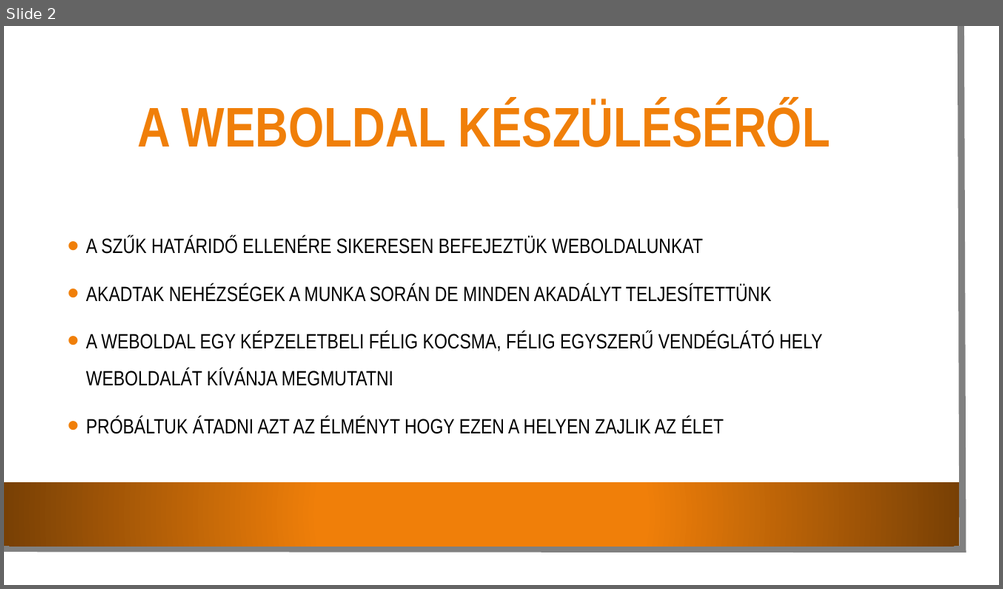
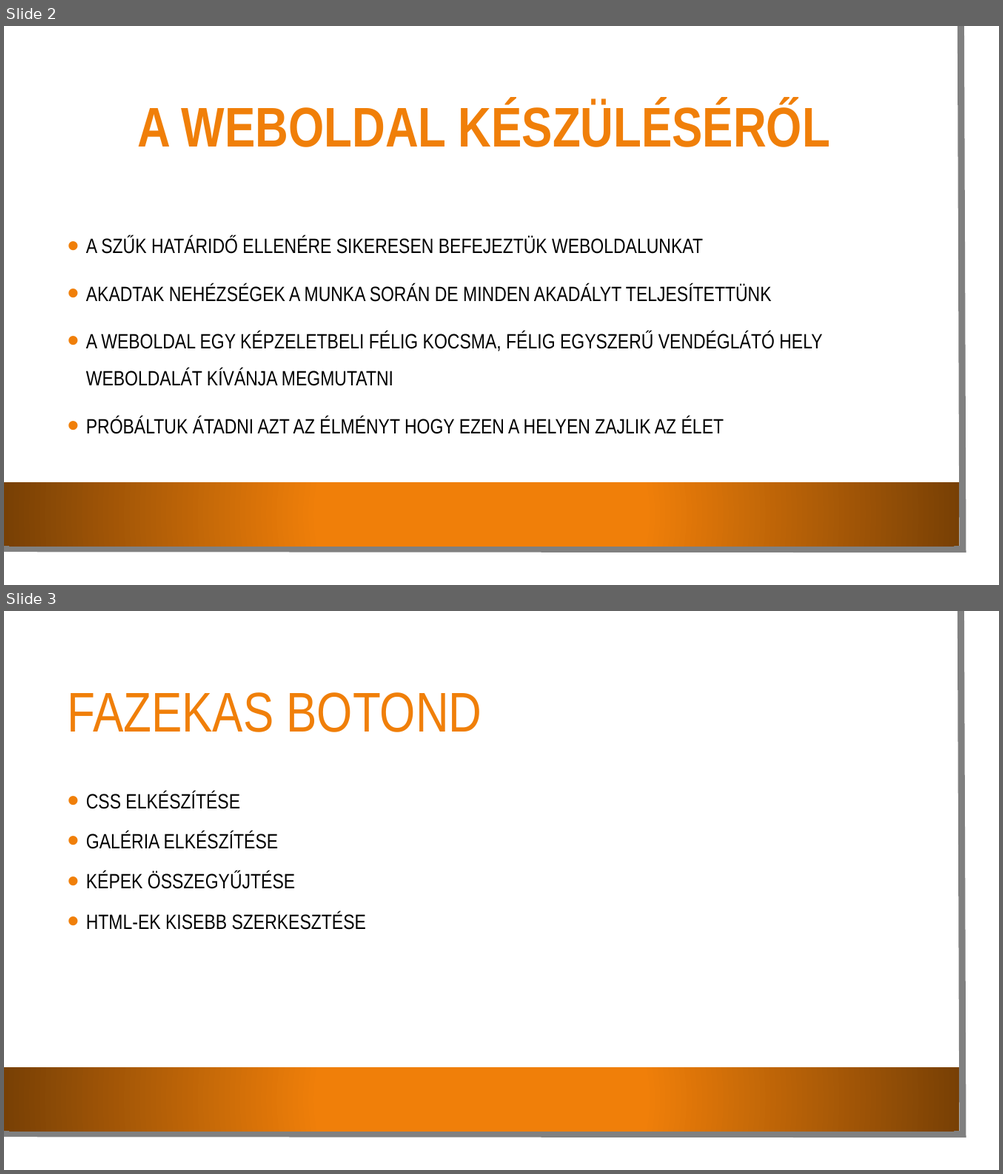
Before and after one commit to fazekasbotond3/IKT-project-Boti-Peti-, a slide deck: Tréfa Iszogató.pptx. Shown one above the other, each under a label of ours: slide 2 before the commit, slides 2 and 3 after it. The pictures are 1003x589 and 1003x1174 pixels, drawn with LibreOffice and Linux fonts; fonts in the diff are those of the drawing; background and template pictures are left out. Boxes give left, top, right and bottom in pixels: in the first picture for what was removed or moved away, otherwise in the second. Text is boxed around its words. In the diff, an @@ line names an element or a change of style, - is before the commit and + after.

```diff
--- a/Tréfa Iszogató.pptx
+++ b/Tréfa Iszogató.pptx
@@ slide 3 added at box(4, 611, 999, 1170), background picture (left out); not listed: 3 template elements that a slide beside it also shows @@
@@ title added at box(68, 692, 482, 732), 54 pt, text #F07F09 @@
+FAZEKAS BOTOND
@@ text added at box(86, 792, 366, 930), 20 pt, text #000000 @@
+• CSS ELKÉSZÍTÉSE
+• GALÉRIA ELKÉSZÍTÉSE
+• KÉPEK ÖSSZEGYŰJTÉSE
+• HTML-EK KISEBB SZERKESZTÉSE
```
Also in this commit, not shown: 1 slide changed, 1 other slide added.
